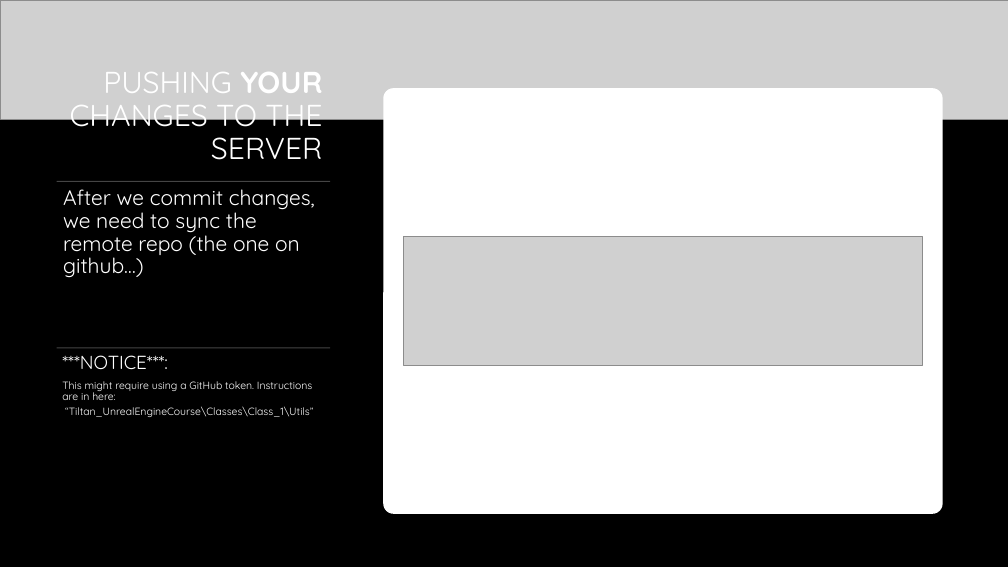
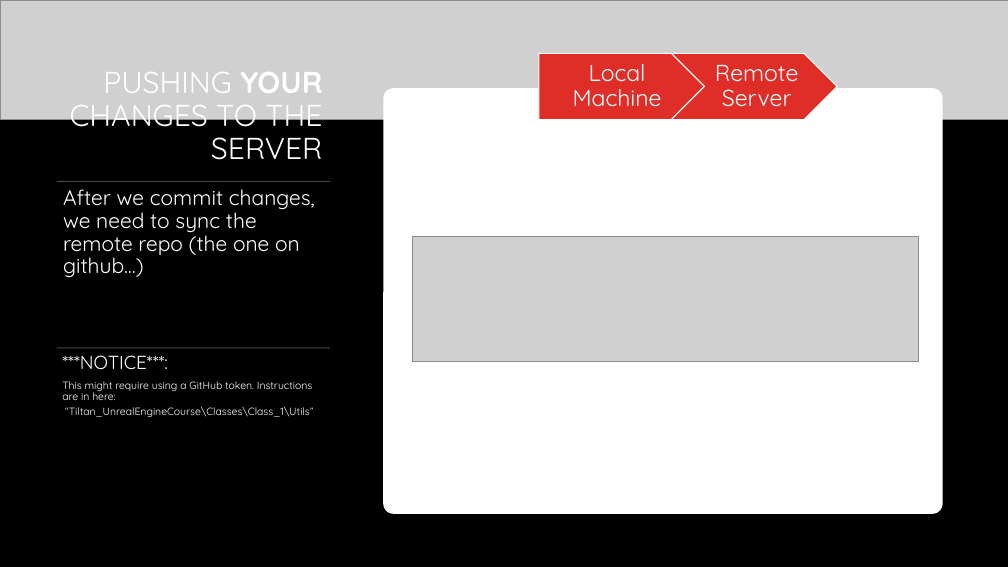
Before and after one commit to shachash1984/Tiltan_UnrealEngineCourse, a slide deck: slide 8 of Classes/Class_1/Git Helper.pptx. Drawn at 1008x567 pixels with LibreOffice and Linux fonts; fonts in the diff are those of the drawing; grey boxes stand for pictures; background and template pictures are left out. Boxes give left, top, right and bottom in pixels: in the first picture for what was removed or moved away, otherwise in the second. Text is boxed around its words. In the diff, an @@ line names an element or a change of style, - is before the commit and + after.

```diff
--- a/Classes/Class_1/Git Helper.pptx
+++ b/Classes/Class_1/Git Helper.pptx
@@ group added at (x1=539, y1=53, x2=837, y2=119): 2 texts, 1 pentagon arrow, 1 chevron @@
+Local Machine
+Remote Server
@@ picture resized from (x1=404, y1=237, x2=923, y2=365) to (x1=412, y1=237, x2=918, y2=362) @@
```
Also in this commit, not shown: 4 other slides changed.
